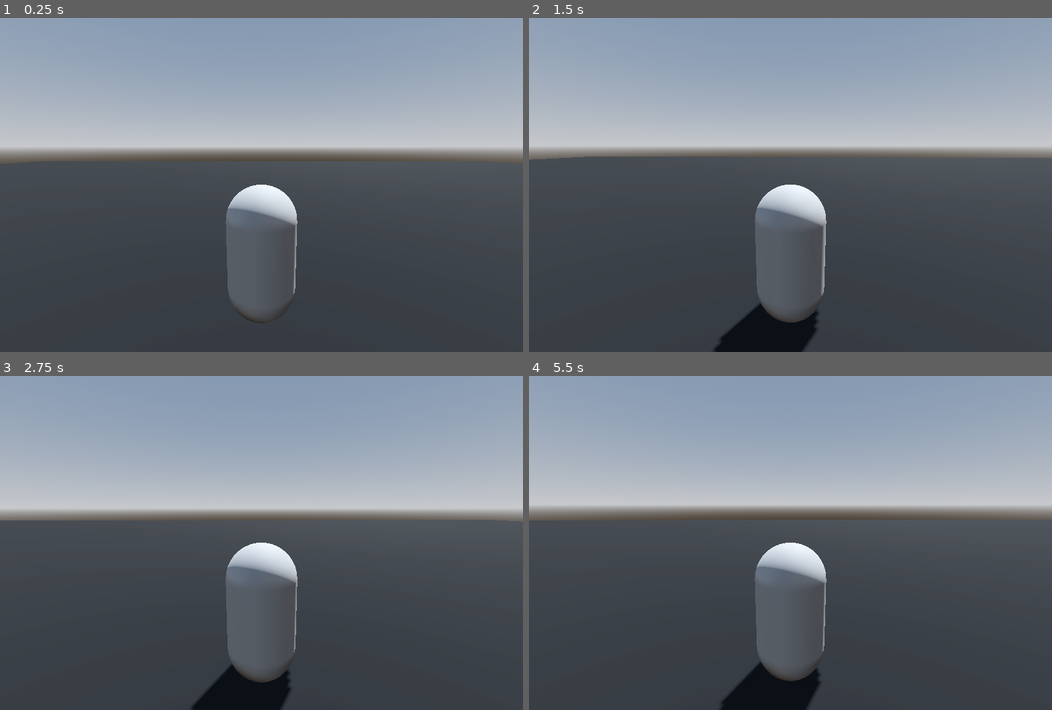
Above: before the commit, frames 1-4 (two rows, left to right).
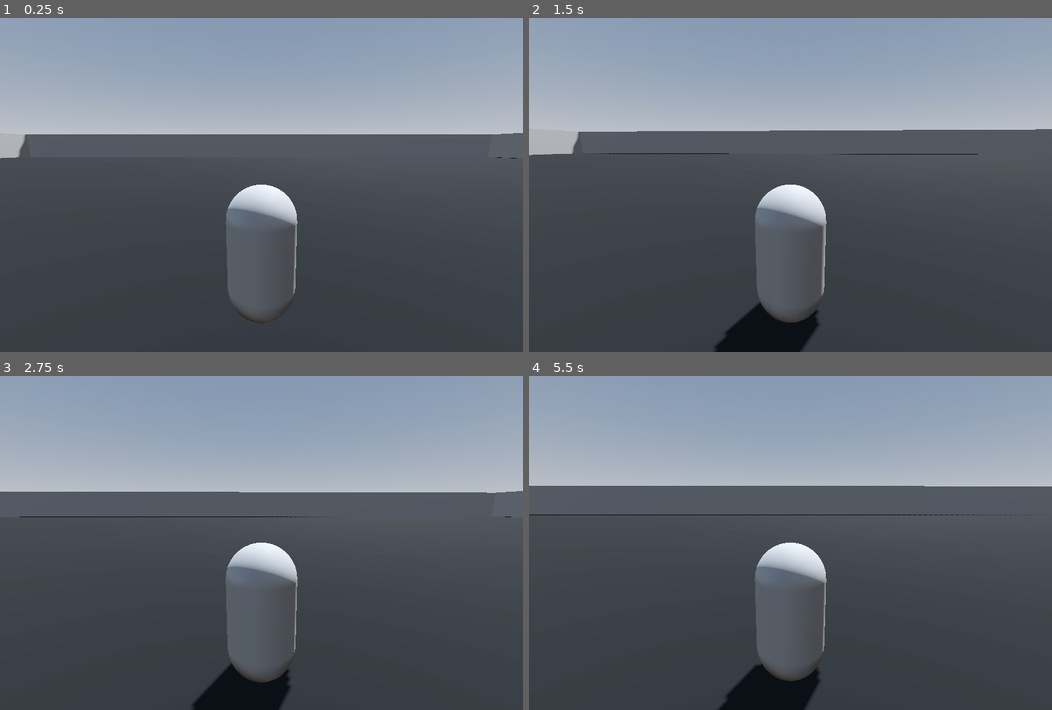
Above: after the commit, the same moments.

Repository: aescudero24/function_fugitive
Game: Godot game, scene res://first_scene.tscn
Same seed, same stepped clock (60 frames per second), same inputs: the game is played once before the commit and once after it.
Inputs (mouse positions are in pixels of both pictures, inside the frame that each line leads up to):
- Up to frame 1 (0.25 s): no input
- Up to frame 2 (1.5 s): move the mouse to (816, 185) at 0.52 s; hold W (move_forward) from 0.53 s (still down); tap Enter at 1.25 s; move the mouse to (764, 185) at 1.27 s
- Up to frame 3 (2.75 s): keep holding W (move_forward); move the mouse to (271, 536) at 2.02 s
- Up to frame 4 (5.5 s): keep holding W (move_forward); move the mouse to (785, 549) at 2.77 s; tap Space at 3.5 s; move the mouse to (827, 546) at 3.52 s; move the mouse to (748, 539) at 4.27 s; move the mouse to (795, 543) at 5.02 s

The runs differ from the first frame. In frame 1, 6.9% of the frame differs, in the area x 0-100%, y 34-44%; in frame 2, 7.2%; in frame 3, 8.1%; in frame 4, 9.2%, in the area x 0-100%, y 32-99%.

Commit message:
added map boundaries and buildings

Diff:
--- a/first_scene.tscn
+++ b/first_scene.tscn
@@ -1,7 +1,8 @@
-[gd_scene load_steps=9 format=3 uid="uid://bcy4u6stw0lpx"]
+[gd_scene load_steps=15 format=3 uid="uid://bcy4u6stw0lpx"]
 
 [ext_resource type="Texture2D" uid="uid://ddac7ryh2yggn" path="res://Screenshot 2023-10-30 144134.png" id="1_i1b73"]
 [ext_resource type="PackedScene" uid="uid://62w0pf1yxxfx" path="res://player.tscn" id="1_tgp2o"]
+[ext_resource type="Texture2D" uid="uid://boql202t3arwk" path="res://Screenshot 2023-10-30 at 3.13.54 PM.png" id="3_0whca"]
 
 [sub_resource type="ProceduralSkyMaterial" id="ProceduralSkyMaterial_ib22k"]
 sky_horizon_color = Color(0.64625, 0.65575, 0.67075, 1)
@@ -16,7 +17,7 @@
 tonemap_mode = 2
 glow_enabled = true
 
-[sub_resource type="StandardMaterial3D" id="StandardMaterial3D_1f3bt"]
+[sub_resource type="StandardMaterial3D" id="StandardMaterial3D_w7xyp"]
 albedo_texture = ExtResource("1_i1b73")
 
 [sub_resource type="PlaneMesh" id="PlaneMesh_f0kda"]
@@ -24,6 +25,19 @@
 
 [sub_resource type="ConcavePolygonShape3D" id="ConcavePolygonShape3D_mh7it"]
 data = PackedVector3Array(5, 0, 5, -5, 0, 5, 5, 0, -5, -5, 0, 5, -5, 0, -5, 5, 0, -5)
+
+[sub_resource type="BoxShape3D" id="BoxShape3D_78pqf"]
+size = Vector3(150, 10, 1)
+
+[sub_resource type="BoxMesh" id="BoxMesh_nt1s1"]
+
+[sub_resource type="BoxShape3D" id="BoxShape3D_yjw5y"]
+size = Vector3(20, 30, 20)
+
+[sub_resource type="StandardMaterial3D" id="StandardMaterial3D_ffyss"]
+albedo_texture = ExtResource("3_0whca")
+
+[sub_resource type="BoxMesh" id="BoxMesh_o6p8m"]
 
 [node name="Node3D" type="Node3D"]
 
@@ -35,8 +49,8 @@
 shadow_enabled = true
 
 [node name="MeshInstance3D" type="MeshInstance3D" parent="."]
-transform = Transform3D(10, 0, 0, 0, 10, 0, 0, 0, 10, 0, 0, 0)
-material_override = SubResource("StandardMaterial3D_1f3bt")
+transform = Transform3D(15, 0, 0, 0, 10, 0, 0, 0, 15, 0, 0, 0)
+material_override = SubResource("StandardMaterial3D_w7xyp")
 mesh = SubResource("PlaneMesh_f0kda")
 
 [node name="StaticBody3D" type="StaticBody3D" parent="MeshInstance3D"]
@@ -45,5 +59,61 @@
 shape = SubResource("ConcavePolygonShape3D_mh7it")
 
 [node name="Player" parent="." instance=ExtResource("1_tgp2o")]
-transform = Transform3D(1, 0, 0, 0, 1, 0, 0, 0, 1, 0, 2, -2)
+transform = Transform3D(1, 0, 0, 0, 1, 0, 0, 0, 1, 0, 2, -6.00853)
 linear_damp = 3.0
+
+[node name="Boundary 1" type="RigidBody3D" parent="."]
+transform = Transform3D(1, 0, 0, 0, 1, 0, 0, 0, 1, 0, 2.10335, 74.6657)
+freeze = true
+
+[node name="CollisionShape3D" type="CollisionShape3D" parent="Boundary 1"]
+shape = SubResource("BoxShape3D_78pqf")
+
+[node name="MeshInstance3D" type="MeshInstance3D" parent="Boundary 1"]
+transform = Transform3D(150, 0, 0, 0, 10, 0, 0, 0, 1, 0, 0, 0)
+mesh = SubResource("BoxMesh_nt1s1")
+
+[node name="Boundary 2" type="RigidBody3D" parent="."]
+transform = Transform3D(1, 0, 0, 0, 1, 0, 0, 0, 1, 0, 2.10335, -74.7133)
+freeze = true
+
+[node name="CollisionShape3D" type="CollisionShape3D" parent="Boundary 2"]
+shape = SubResource("BoxShape3D_78pqf")
+
+[node name="MeshInstance3D" type="MeshInstance3D" parent="Boundary 2"]
+transform = Transform3D(150, 0, 0, 0, 10, 0, 0, 0, 1, 0, 0, 0)
+mesh = SubResource("BoxMesh_nt1s1")
+
+[node name="Boundary 3" type="RigidBody3D" parent="."]
+transform = Transform3D(-4.37114e-08, 0, 1, 0, 1, 0, -1, 0, -4.37114e-08, 74.0329, 2.10335, -0.499714)
+freeze = true
+
+[node name="CollisionShape3D" type="CollisionShape3D" parent="Boundary 3"]
+shape = SubResource("BoxShape3D_78pqf")
+
+[node name="MeshInstance3D" type="MeshInstance3D" parent="Boundary 3"]
+transform = Transform3D(150, 0, 0, 0, 10, 0, 0, 0, 1, 0, 0, 0)
+mesh = SubResource("BoxMesh_nt1s1")
+
+[node name="Boundary 4" type="RigidBody3D" parent="."]
+transform = Transform3D(-4.37114e-08, 0, 1, 0, 1, 0, -1, 0, -4.37114e-08, -75.822, 2.10335, -0.499714)
+freeze = true
+
+[node name="CollisionShape3D" type="CollisionShape3D" parent="Boundary 4"]
+shape = SubResource("BoxShape3D_78pqf")
+
+[node name="MeshInstance3D" type="MeshInstance3D" parent="Boundary 4"]
+transform = Transform3D(150, 0, 0, 0, 10, 0, 0, 0, 1, 0, 0, 0)
+mesh = SubResource("BoxMesh_nt1s1")
+
+[node name="Building" type="RigidBody3D" parent="."]
+transform = Transform3D(1, 0, 0, 0, 1, 0, 0, 0, 1, 0, 14.8563, 12.4632)
+freeze = true
+
+[node name="CollisionShape3D" type="CollisionShape3D" parent="Building"]
+shape = SubResource("BoxShape3D_yjw5y")
+
+[node name="MeshInstance3D" type="MeshInstance3D" parent="Building"]
+transform = Transform3D(20, 0, 0, 0, 30, 0, 0, 0, 20, 0, 0, 0)
+material_override = SubResource("StandardMaterial3D_ffyss")
+mesh = SubResource("BoxMesh_o6p8m")
Binary file added: Screenshot 2023-10-30 at 3.11.11 PM.png
Not shown, added: Screenshot 2023-10-30 at 3.11.11 PM.png.import
Binary file added: Screenshot 2023-10-30 at 3.12.10 PM.png
Not shown, added: Screenshot 2023-10-30 at 3.12.10 PM.png.import
Binary file added: Screenshot 2023-10-30 at 3.13.54 PM.png
Not shown, added: Screenshot 2023-10-30 at 3.13.54 PM.png.import
